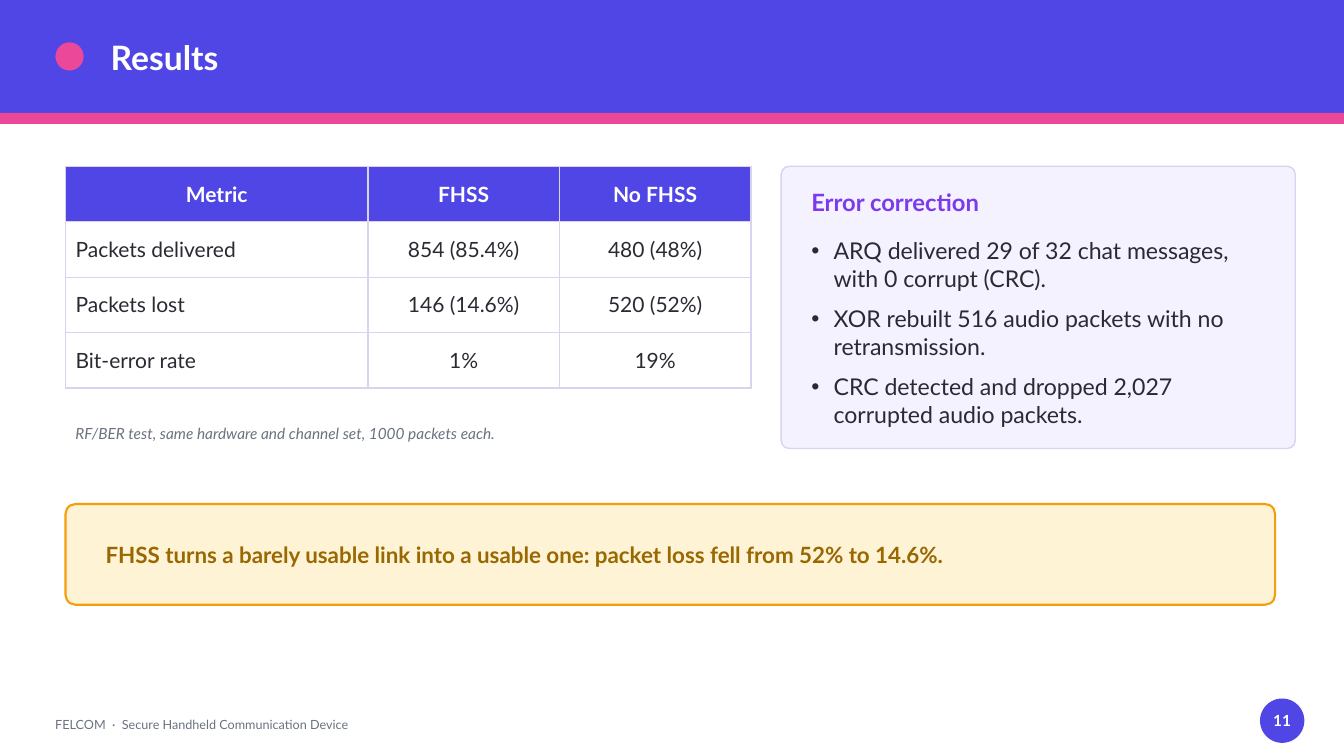
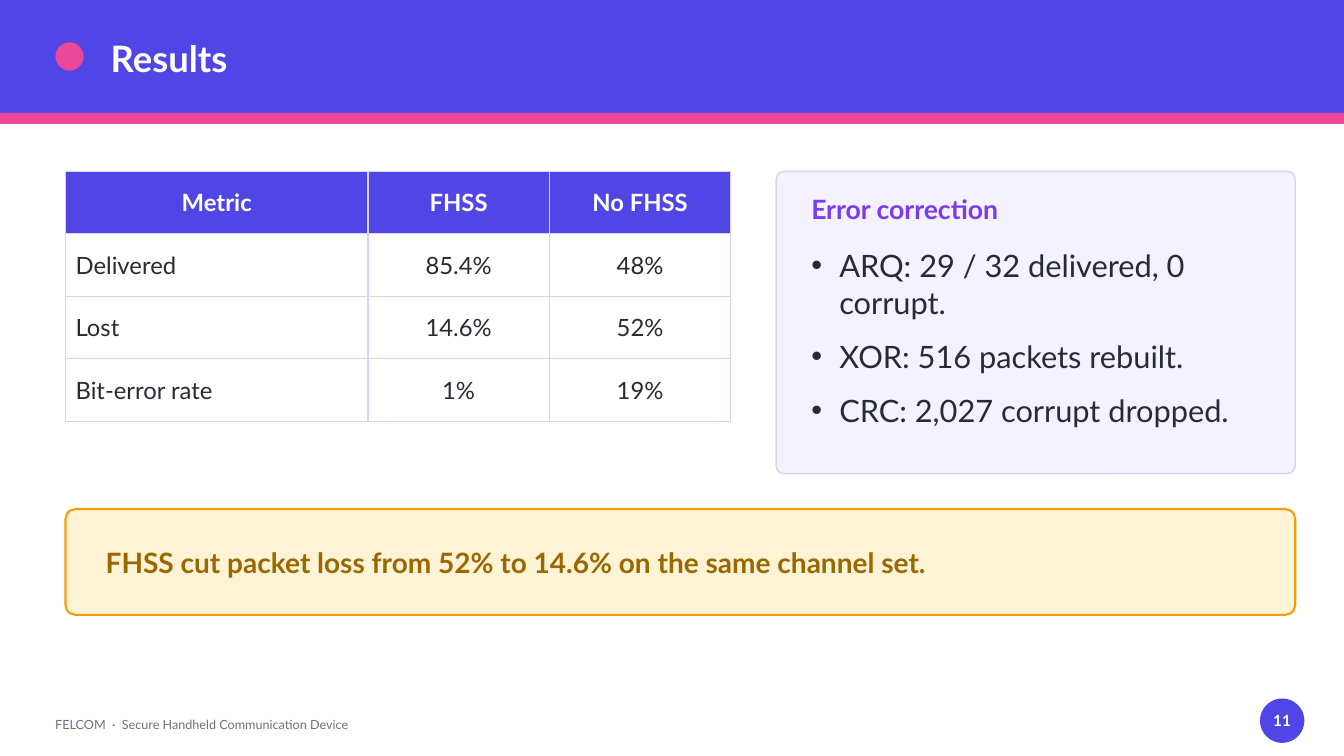
Before and after one commit to MarcEGed/Mini-Project, a slide deck: slide 11 of FELCOM_Presentation.pptx. Drawn at 1344x756 pixels with LibreOffice and Linux fonts; fonts in the diff are those of the drawing. Boxes give left, top, right and bottom in pixels: in the first picture for what was removed or moved away, otherwise in the second. Text is boxed around its words. In the diff, an @@ line names an element or a change of style, - is before the commit and + after.

```diff
--- a/FELCOM_Presentation.pptx
+++ b/FELCOM_Presentation.pptx
@@ text "Results" at [111,45,228,73]: size 24 to 26 pt @@
@@ table at [66,171,731,403] @@
-row 2: Packets delivered | 854 (85.4%) | 480 (48%)
+row 2: Delivered | 85.4% | 48%
-row 3: Packets lost | 146 (14.6%) | 520 (52%)
+row 3: Lost | 14.6% | 52%
@@ size 15 to 17 pt in "Metric", "FHSS", "No FHSS", "Bit-error rate" and 2 more places @@
@@ table: place and size @@
-table at [66,166,751,372]
+table at [66,171,731,403]
@@ rounded rectangle at [776,171,1296,474]: proportions changed @@
@@ rounded rectangle: place and size @@
-rounded rectangle at [781,166,1296,449]
+rounded rectangle at [776,171,1296,474]
@@ text "Error correction" at [811,199,998,219]: size 17 to 19 pt @@
@@ text at [839,254,1228,428]: text changed; size 16.5 to 22 pt @@
-• ARQ delivered 29 of 32 chat messages, with 0 corrupt (CRC).
-• XOR rebuilt 516 audio packets with no retransmission.
-• CRC detected and dropped 2,027 corrupted audio packets.
+• ARQ: 29 / 32 delivered, 0 corrupt.
+• XOR: 516 packets rebuilt.
+• CRC: 2,027 corrupt dropped.
@@ text removed at [75,427,495,442] @@
-RF/BER test, same hardware and channel set, 1000 packets each.
@@ rounded rectangle: place and size @@
-rounded rectangle at [66,504,1275,605]
+rounded rectangle at [66,509,1296,615]
@@ rounded rectangle at [66,509,1296,615]: proportions changed @@
@@ text at [106,552,925,578]: text changed; size 16 to 20 pt @@
-FHSS turns a barely usable link into a usable one: packet loss fell from 52% to 14.6%.
+FHSS cut packet loss from 52% to 14.6% on the same channel set.
```
Also in this commit, not shown: 11 other slides changed, 3 slides added, 1 slide removed.
